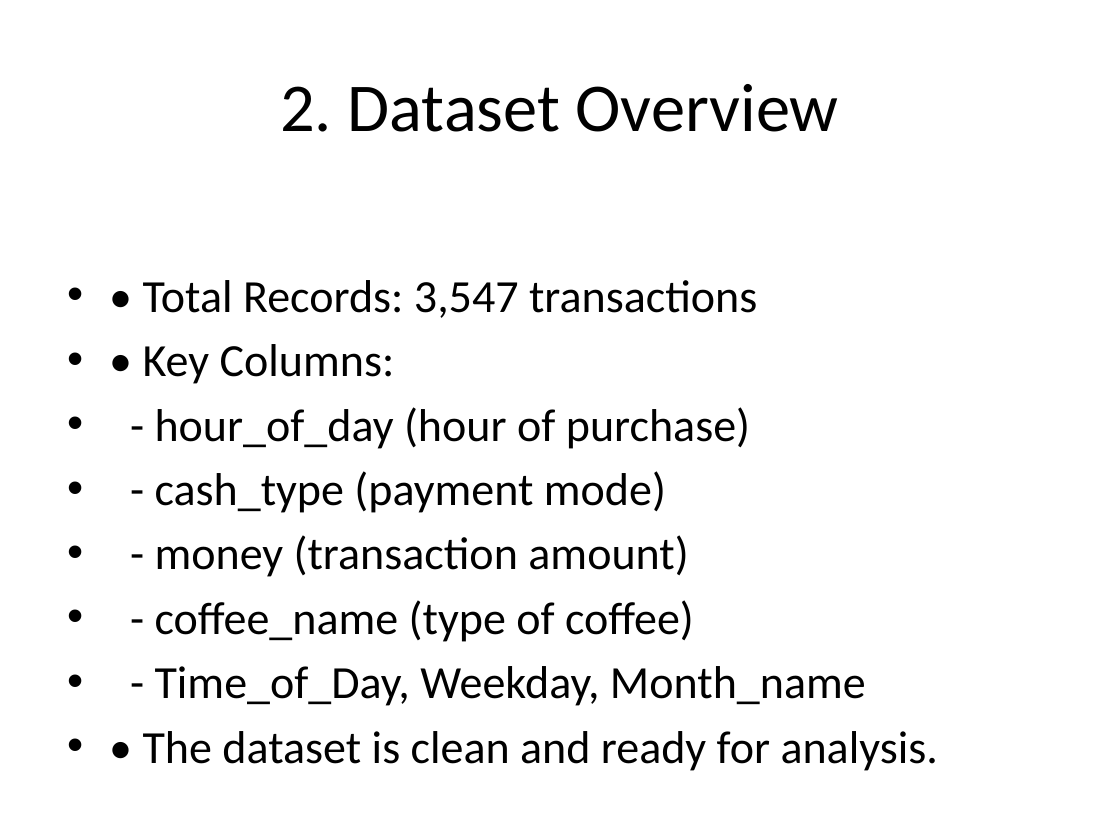
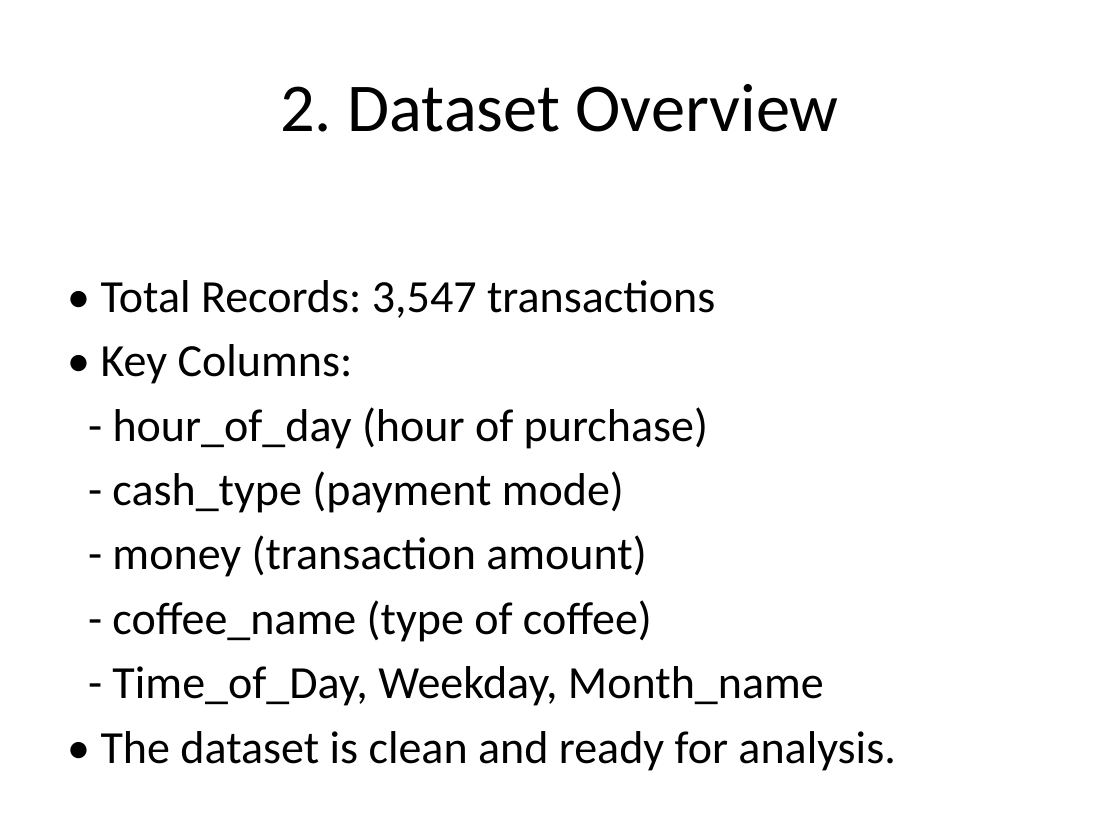
Before and after one commit to vaishnavi-231204/BIG-DATA-ANALYTICS, a slide deck: slide 3 of 7. Coffee Sales Analysis/Coffee_Sales_Analysis_Presentation (1).pptx. Drawn at 1120x840 pixels with LibreOffice and Linux fonts; fonts in the diff are those of the drawing. Boxes give left, top, right and bottom in pixels: in the first picture for what was removed or moved away, otherwise in the second. Text is boxed around its words. In the diff, an @@ line names an element or a change of style, - is before the commit and + after.

```diff
--- a/7. Coffee Sales Analysis/Coffee_Sales_Analysis_Presentation (1).pptx
+++ b/7. Coffee Sales Analysis/Coffee_Sales_Analysis_Presentation (1).pptx
@@ text "• Total Records: 3,547 transactions" at <box>101,280,895,771</box>: bullet • to none @@
```
Also in this commit, not shown: 6 other slides changed.
